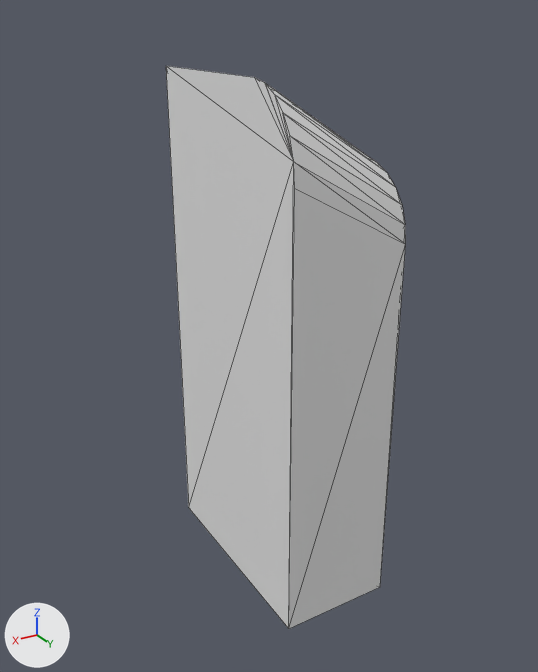
One commit to the OBJ model bakeoff/parts/base_04.obj: the scene before it, then after it.
Rendered twice from a camera (50 mm lens) standing at (0.00259, -0.04708, -0.00316) and looking at (-0.00319, -0.05672, -0.00798). Lighting does not change. The marker at lower left points along +X, +Y and +Z. The first picture is the older version. Mesh edges are drawn as thin lines. Where no turn or scale is listed for an object, it has been applied to the vertices.

Names of what the first picture shows: 'base_04'.
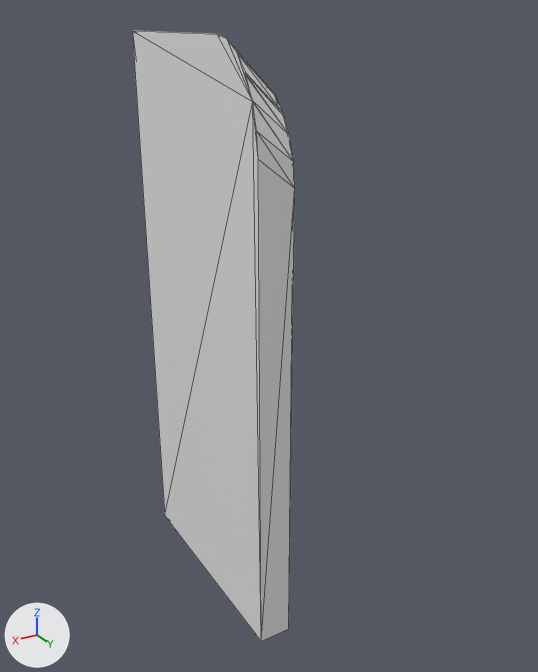
The change, as JSON lines over the scene's bpy script:
```json
{"block": "me_base_04", "where": "# used by ob_base_04; location = (0.0, 0.0, 0.0)"}
{"op": "remove", "block": "me_base_04", "code": "me_base_04.from_pydata(...)  # 21 vertices, 38 faces; spans x -0.00436..-0.00248, y -0.0587..-0.0549, z -0.01235..-0.00389"}
{"op": "add", "block": "me_base_04", "code": "me_base_04.from_pydata(...)  # 30 vertices, 56 faces; spans x -0.00248..-0.00195, y -0.0587..-0.0549, z -0.01235..-0.00336"}
{"block": "me_base_04", "change": "me_base_04 part 1"}
{"block": "me_base_04", "change": "10 vertices are removed from x -0.00436, y -0.0587..-0.0549, z -0.01235..-0.00507"}
{"block": "me_base_04", "change": "38 faces are deleted"}
{"block": "me_base_04", "change": "19 vertices are added at x -0.00248..-0.00195, y -0.0587..-0.0549, z -0.01235..-0.00336"}
{"block": "me_base_04", "change": "56 new faces join them"}
```

Pixel boxes [x1, y1, x2, y2] of what changed, in the pictures (538 x 672 px):
```json
{"object": "base_04", "change": "reshaped", "before": [166, 66, 406, 629], "after": [132, 30, 295, 641], "on screen": "32% narrower, 9% taller"}
```
